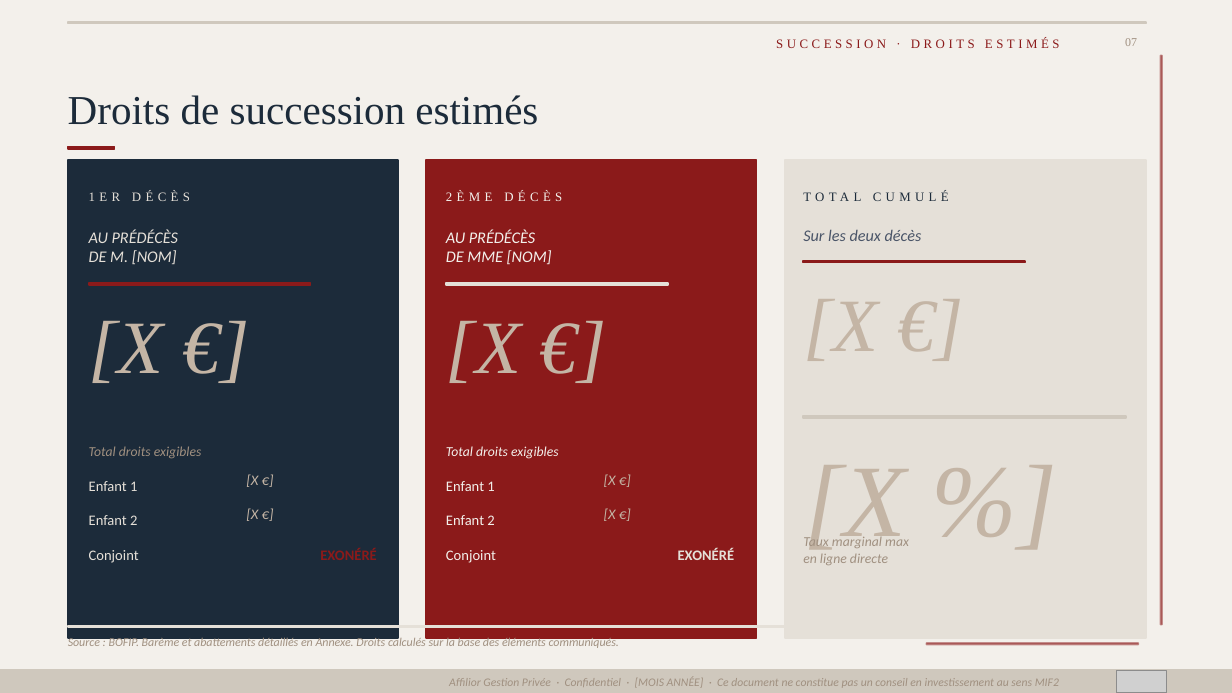
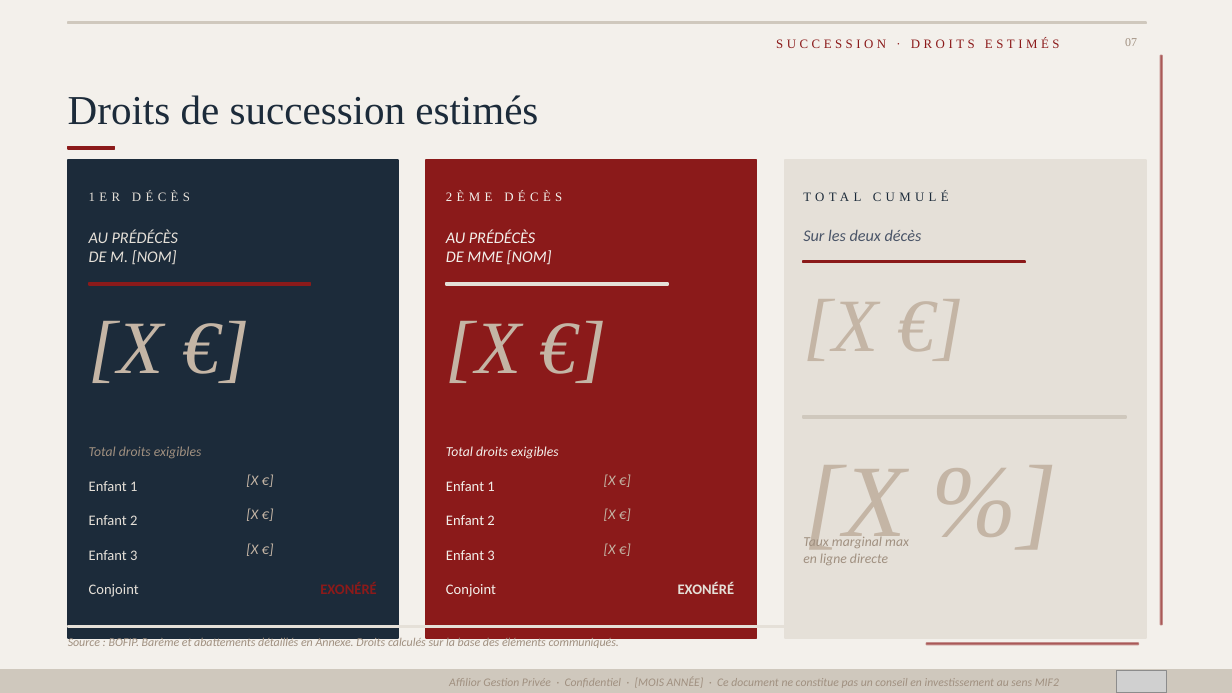
Before and after one commit to fififi1717/mkgt, a slide deck: slide 8 of Cans_Mstr.pptx. Drawn at 1232x693 pixels with LibreOffice and Linux fonts; fonts in the diff are those of the drawing; grey boxes stand for pictures. Boxes give left, top, right and bottom in pixels: in the first picture for what was removed or moved away, otherwise in the second. Text is boxed around its words. In the diff, an @@ line names an element or a change of style, - is before the commit and + after.

```diff
--- a/Cans_Mstr.pptx
+++ b/Cans_Mstr.pptx
@@ text added at (x1=89, y1=550, x2=137, y2=560), 8.5 pt, text #E5E0D8 @@
+Enfant 3
@@ text added at (x1=246, y1=543, x2=258, y2=556), 8.5 pt, text #C4B5A5, italic @@
+[X €]
@@ text added at (x1=446, y1=550, x2=494, y2=560), 8.5 pt, text #F3F0EB @@
+Enfant 3
@@ text added at (x1=604, y1=543, x2=616, y2=556), 8.5 pt, text #C4B5A5, italic @@
+[X €]
@@ 4 texts moved together from (x1=89, y1=547, x2=734, y2=563) to (x1=89, y1=582, x2=734, y2=597) @@
```
Also in this commit, not shown: 1 other file.
